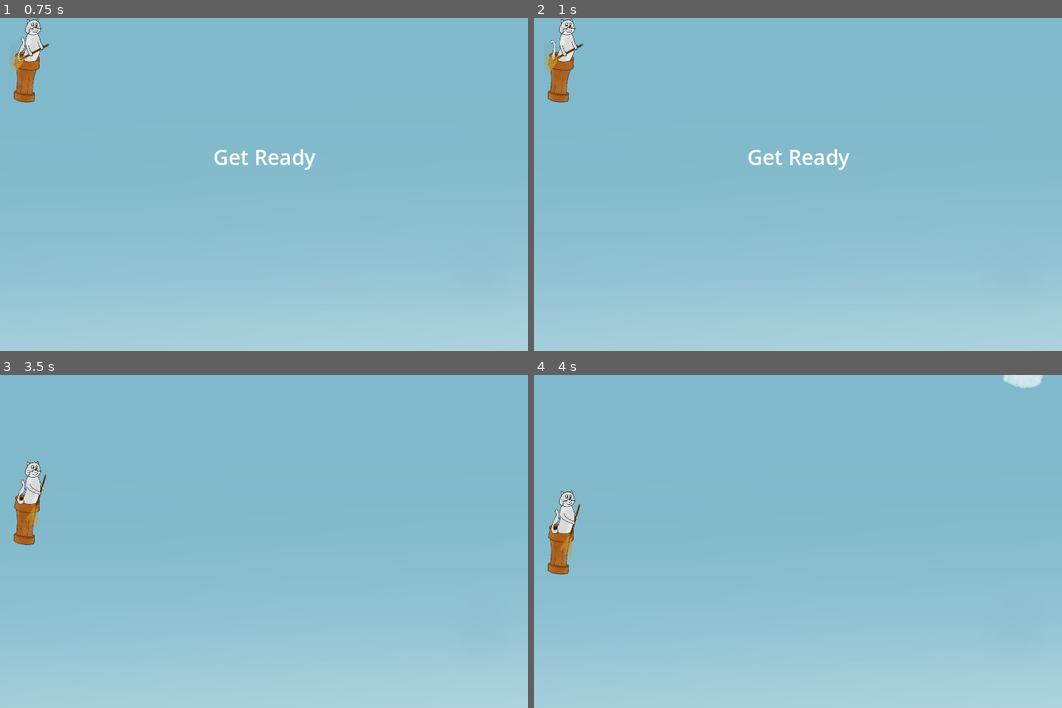
Above: before the commit, frames 1-4 (two rows, left to right).
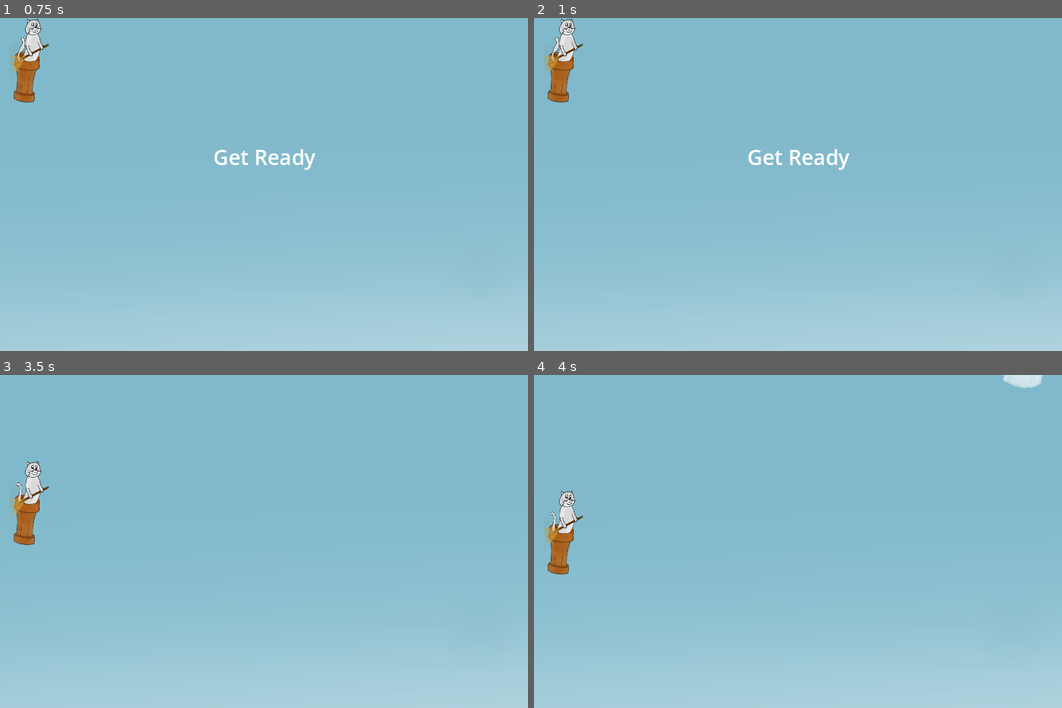
Above: after the commit, the same moments.

Repository: bosonbeard/voicebox-godot
Game: Godot game, scene res://Main.tscn
The game is run twice, just before and just after one commit, with the same random seed, the same clock (stepped at 60 frames per second) and the same inputs.
Inputs:
- Up to frame 1 (0.75 s): click "Start" at 0.5 s
- Up to frame 2 (1 s): no input
- Up to frame 3 (3.5 s): tap Enter at 1.25 s; hold Up (move_up) 1.28-2.03 s; hold Space (get_command) 1.28-2.03 s; hold Down (move_down) 2.03-2.78 s; tap Space (get_command) at 2.1 s; hold Up (move_up) from 2.78 s (still down); hold Space (get_command) from 2.78 s (still down)
- Up to frame 4 (4 s): keep holding Up (move_up); release Space (get_command) at 3.53 s; tap Space (get_command) at 3.6 s

Frame 1 is identical in both runs. In frame 2, less than 0.1% of the frame differs, in the area x 3-8%, y 1-14%; in frame 3, 0.3%, in the area x 1-10%, y 27-46%; in frame 4, 0.3%.
Error in both runs: Invalid access to property or key 'key' on a base object of type 'Nil'. (res://Player.gd:99)

Commit message:
fix balance and animation

Diff:
--- a/Cloud.gd
+++ b/Cloud.gd
@@ -5,7 +5,7 @@
 func _ready():
 	var cloud_types = $AnimatedSprite2D.sprite_frames.get_animation_names()
 	$AnimatedSprite2D.play(cloud_types [randi() % cloud_types .size()])
-	print($AnimatedSprite2D.animation)
+
 
 func _on_visible_on_screen_notifier_2d_screen_exited():
 	queue_free()
--- a/Crown.gd
+++ b/Crown.gd
@@ -5,7 +5,7 @@
 func _ready():
 	var cloud_types = $AnimatedSprite2D.sprite_frames.get_animation_names()
 	$AnimatedSprite2D.play(cloud_types [randi() % cloud_types .size()])
-	print($AnimatedSprite2D.animation)
+
 
 func _on_visible_on_screen_notifier_2d_screen_exited():
 	queue_free()
--- a/Main.gd
+++ b/Main.gd
@@ -34,6 +34,7 @@
 	$HUD.show_victory()
 	get_tree().call_group("mobs", "queue_free")
 	$Player.player_sky_pos = $Player.sky_positions.GROUND
+	$Player.get_node("AnimatedSprite2D").animation = "walk"
 
 
 func new_game():
--- a/Main.tscn
+++ b/Main.tscn
@@ -48,7 +48,7 @@
 wait_time = 5.0
 
 [node name="FinishTimer" type="Timer" parent="."]
-wait_time = 65.0
+wait_time = 61.0
 one_shot = true
 autostart = true
 
--- a/Player.gd
+++ b/Player.gd
@@ -17,7 +17,7 @@
 	hit.emit()
 	# Must be deferred as we can't change physics properties on a physics callback.
 	$CollisionShape2D.set_deferred("disabled", true)
-	print("colide")
+
 
 
 func start(pos):
@@ -34,7 +34,7 @@
 	$AnimatedSprite2D.animation = "stand"
 	$AnimatedSprite2D.play()
 	var user_config = fload()
-	print(user_config.phone)
+
 
 
 
@@ -97,7 +97,7 @@
 func _on_http_request_request_completed(result, response_code, headers, body):
 	var json = JSON.parse_string(body.get_string_from_utf8())
 	calling_key = json.key
-	print(json.key)
+
 
 
 func _on_request_timer_timeout():
--- a/Player.tscn
+++ b/Player.tscn
@@ -19,7 +19,7 @@
 "speed": 3.0
 }, {
 "frames": [{
-"duration": 1.2,
+"duration": 1.5,
 "texture": ExtResource("2_aqrd7")
 }, {
 "duration": 1.5,
@@ -42,8 +42,8 @@
 position = Vector2(58.4928, 204.389)
 scale = Vector2(0.814407, 1.08433)
 sprite_frames = SubResource("SpriteFrames_hs3du")
-animation = &"stand"
-frame_progress = 0.44456
+animation = &"walk"
+frame_progress = 0.738982
 
 [node name="CollisionShape2D" type="CollisionShape2D" parent="."]
 position = Vector2(55, 204)
Not shown, added: export_presets.cfg
